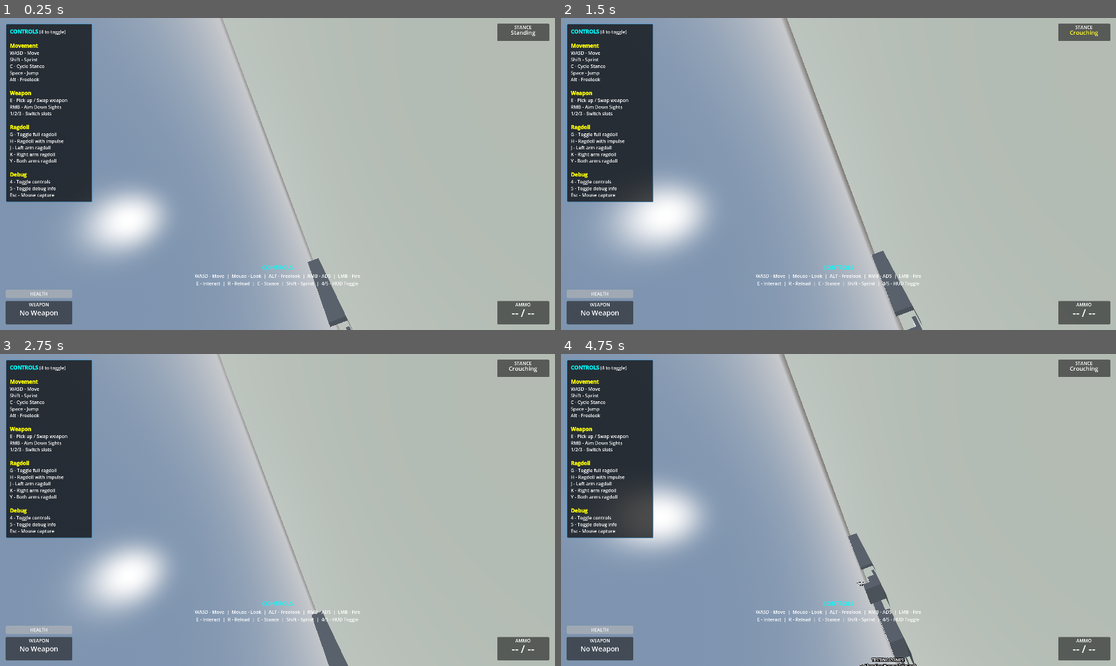
Above: before the commit, frames 1-4 (two rows, left to right).
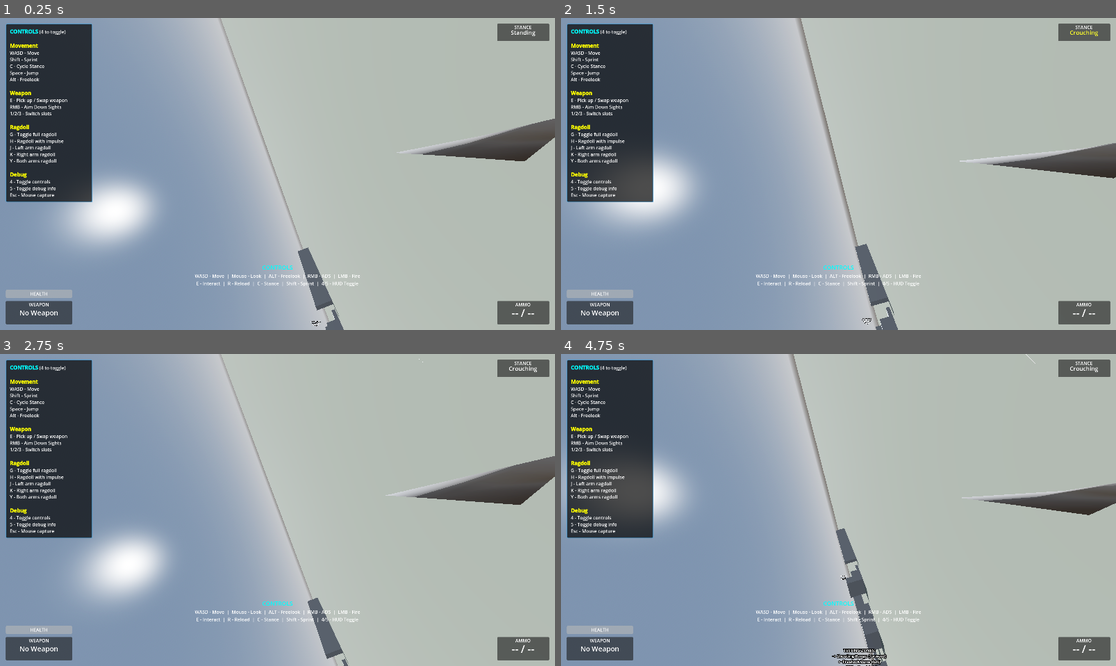
Above: after the commit, the same moments.

Repository: lmf-git/fpp-ik-ads
Game: Godot game, scene res://scenes/enhanced_demo.tscn
The game is run twice, just before and just after one commit, with the same random seed, the same clock (stepped at 60 frames per second) and the same inputs.
Inputs (mouse positions are in pixels of both pictures, inside the frame that each line leads up to):
- Up to frame 1 (0.25 s): no input
- Up to frame 2 (1.5 s): tap Enter at 0.5 s; move the mouse to (866, 174) at 0.52 s; hold Right mouse button (aim_down_sights) 0.53-1.28 s; hold W (move_forward) from 0.53 s (still down); click (866, 174) at 0.67 s; tap Space (jump) at 0.77 s; move the mouse to (810, 174) at 1.27 s; tap C (crouch) at 1.35 s
- Up to frame 3 (2.75 s): keep holding W (move_forward); tap Space (jump) at 1.52 s; move the mouse to (288, 503) at 2.02 s; press the mouse at (288, 503) at 2.03 s
- Up to frame 4 (4.75 s): keep holding W (move_forward); move the mouse to (832, 516) at 2.77 s; release the mouse at (832, 516) at 2.78 s; tap Alt (freelook) at 2.85 s; click (832, 516) at 2.92 s; tap Space (jump) at 3.02, 3.77, 4.52 s; move the mouse to (877, 513) at 3.52 s; tap E (interact) at 3.6 s; move the mouse to (794, 506) at 4.27 s; tap Shift (sprint) at 4.35 s

The runs differ from the first frame. In frame 1, 5.1% of the frame differs, in the area x 10-100%, y 0-100%; in frame 2, 7.5%, in the area x 4-100%, y 0-100%; in frame 3, 4.5%; in frame 4, 6.9%.
Error before the commit: Parse Error: Cannot infer the type of "bone_name" variable because the value doesn't have a set type. (res://scripts/components/ragdoll_controller.gd:142)

Commit message:
Fix type inference errors in ragdoll controller
Added explicit type annotations to fix GDScript strict type inference:

- Line 142: var bone_name: StringName (was implicit)
- Line 144: var initial: Vector2 (was implicit)
- Line 145: var final: Vector2 (was implicit)
- Line 357: var bone_name: StringName (was implicit)
- Line 359: var initial: Vector2 (was implicit)

GDScript 2.0's strict typing couldn't infer types when accessing Dictionary
values, so explicit type annotations are required.

Fixes parse errors:
- Cannot infer the type of 'bone_name' variable
- Cannot infer the type of 'initial' variable
- Cannot infer the type of 'final' variable

Diff:
--- a/scripts/components/ragdoll_controller.gd
+++ b/scripts/components/ragdoll_controller.gd
@@ -139,10 +139,10 @@
 
 	# Update damping for all physical bones
 	for bone in physical_bones:
-		var bone_name := bone.bone_name
+		var bone_name: StringName = bone.bone_name
 		if bone_name in bone_initial_damping and bone_name in bone_final_damping:
-			var initial := bone_initial_damping[bone_name]
-			var final := bone_final_damping[bone_name]
+			var initial: Vector2 = bone_initial_damping[bone_name]
+			var final: Vector2 = bone_final_damping[bone_name]
 
 			# Lerp from initial (floppy) to final (stiff)
 			bone.linear_damp = lerpf(initial.x, final.x, damping_factor)
@@ -354,9 +354,9 @@
 
 	# Reset all bones to initial (low) damping
 	for bone in physical_bones:
-		var bone_name := bone.bone_name
+		var bone_name: StringName = bone.bone_name
 		if bone_name in bone_initial_damping:
-			var initial := bone_initial_damping[bone_name]
+			var initial: Vector2 = bone_initial_damping[bone_name]
 			bone.linear_damp = initial.x
 			bone.angular_damp = initial.y
 
